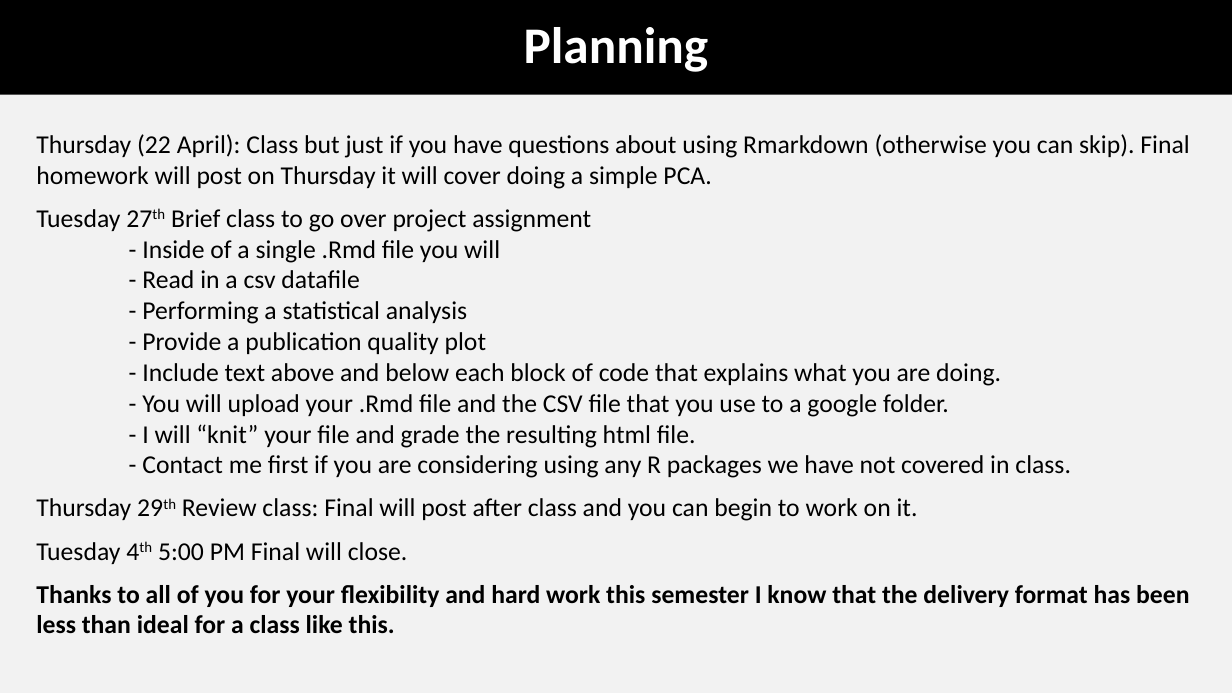
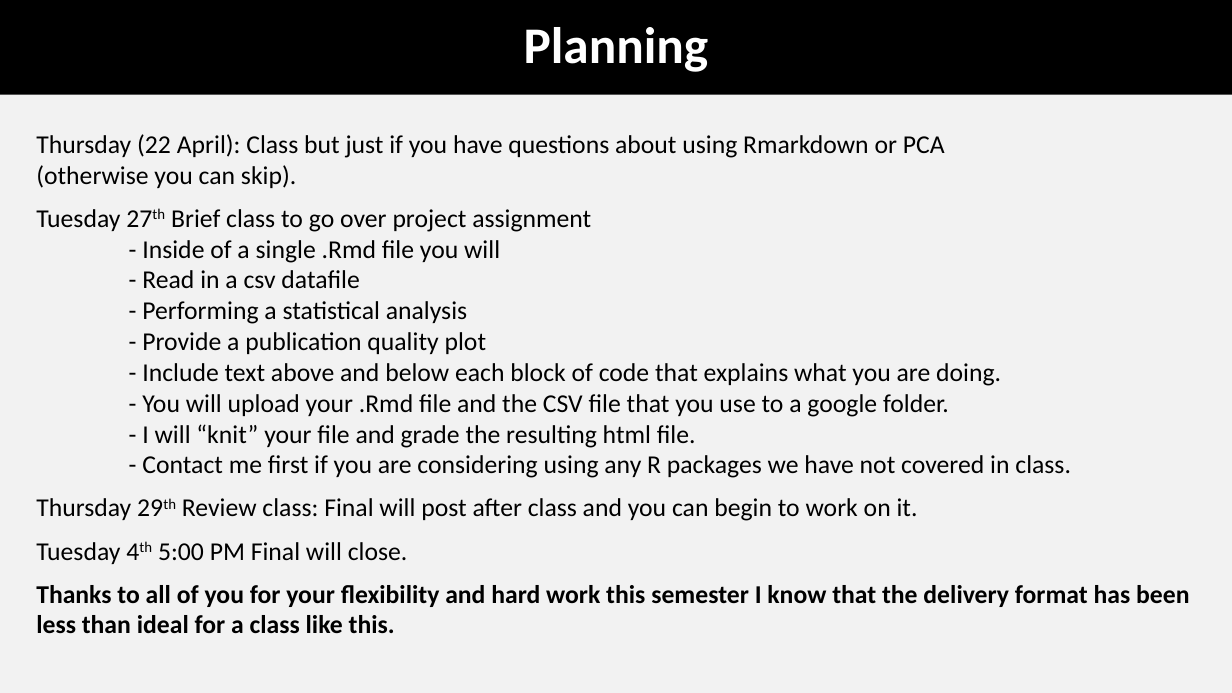
Before and after one commit to coleoguy/coleoguy.github.io, a slide deck: slide 2 of teaching/expdes/lectures/week14.pptx. Drawn at 1232x693 pixels with LibreOffice and Linux fonts; fonts in the diff are those of the drawing. Boxes give left, top, right and bottom in pixels: in the first picture for what was removed or moved away, otherwise in the second. Text is boxed around its words. In the diff, an @@ line names an element or a change of style, - is before the commit and + after.

Commit message:
update lectures

```diff
--- a/teaching/expdes/lectures/week14.pptx
+++ b/teaching/expdes/lectures/week14.pptx
@@ text at (x1=36, y1=134, x2=945, y2=188): text changed @@
-Thursday (22 April): Class but just if you have questions about using Rmarkdown (otherwise you can skip). Final homework will post on Thursday it will cover doing a simple PCA.
+Thursday (22 April): Class but just if you have questions about using Rmarkdown or PCA
+(otherwise you can skip).
```
Also in this commit, not shown: 1 other file.
